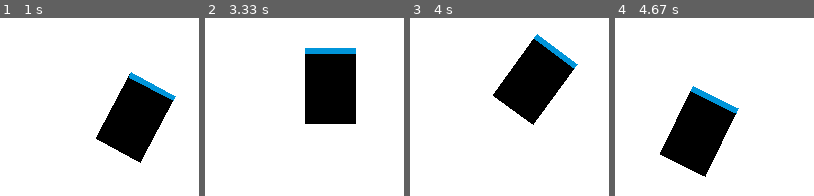
Above: before the commit, frames 1-4 (left to right).
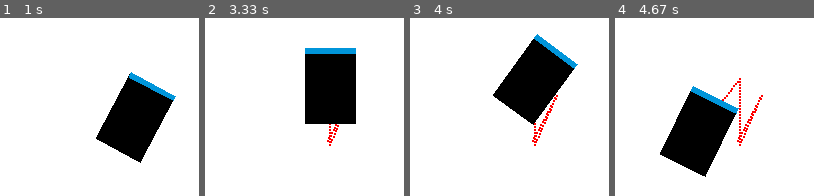
Above: after the commit, the same moments.

Repository: Wooyceps/mobile-robot-pygame-simulation
Game: pygame game, started from main.py
Two runs of this game, one before a commit and one after it. Both use one fixed random seed, a clock stepped at 60 frames per second and the inputs below.
Inputs:
- Up to frame 1 (1 s): hold Right 0.33-0.8 s; hold Up from 0.83 s (still down)
- Up to frame 2 (3.33 s): release Up at 1.13 s; hold Right 1.17-1.63 s; hold Left 1.67-2.2 s; hold Down 2.23-2.53 s; hold Left 2.57-2.97 s; hold Up from 3 s (still down)
- Up to frame 3 (4 s): release Up at 3.37 s; hold Right from 3.4 s (still down)
- Up to frame 4 (4.67 s): release Right at 4.03 s; hold Down 4.07-4.43 s; hold Left from 4.47 s (still down)

Frame 1 is identical in both runs. In frame 2, 0.2% of the frame differs, in the area x 61-68%, y 59-72%; in frame 3, 0.4%; in frame 4, 0.7%, in the area x 53-75%, y 33-72%.

Commit message:
added path tracking

Diff:
--- a/main.py
+++ b/main.py
@@ -1,10 +1,10 @@
-import pygame
+import pygame as pg
 import math
 
 
 WIDTH, HEIGHT = 900, 500
-WIN = pygame.display.set_mode((WIDTH, HEIGHT))
-pygame.display.set_caption("AMR simulation")
+WIN = pg.display.set_mode((WIDTH, HEIGHT))
+pg.display.set_caption("AMR simulation")
 
 WHITE = (255, 255, 255)
 BLACK = (0, 0, 0)
@@ -24,30 +24,40 @@
         self.front_color = AIUT_BLUE
         self.lin_speed = 3 # pixels per frame
         self.rot_speed_deg = 1  # degree per frame
+        self.leave_track = True
+        self.coord_memory = []
 
     def print_dof(self):
         print(f"x = {round(self.x, 2)}, y = {round(self.y, 2)}, angle = {round(self.angle_rad * 180 / math.pi, 2)}")
 
     def handle_movement(self, keys):
-        if keys[pygame.K_UP]:
+        if keys[pg.K_UP]:
             self.move_fwd_bwd(-1)
-        if keys[pygame.K_DOWN]:
+        if keys[pg.K_DOWN]:
             self.move_fwd_bwd(1)
-        if keys[pygame.K_LEFT]:
+        if keys[pg.K_LEFT]:
             self.rotate(1)
-        if keys[pygame.K_RIGHT]:
+        if keys[pg.K_RIGHT]:
             self.rotate(-1)
 
     def move_fwd_bwd(self, direction):
         self.y += self.lin_speed * math.cos(self.angle_rad) * direction
         self.x += self.lin_speed * math.sin(self.angle_rad) * direction
         self.print_dof()
+        self.coord_memory.append((self.x, self.y))
 
     def rotate(self, direction):
         self.angle_rad += self.rot_speed_deg * math.pi / 180 * direction
         self.print_dof()
 
+    def draw_waypoints(self):
+        for coords in self.coord_memory:
+            pg.draw.circle(WIN, RED, coords, 1)
+
     def draw(self):
+        if self.leave_track:
+            self.draw_waypoints()
+
         # AMR body base
         points = []
 
@@ -60,7 +70,7 @@
             x_offset = half_diag * math.cos(angle + self.angle_rad)
             points.append((self.x + x_offset, self.y + y_offset))
 
-        pygame.draw.polygon(WIN, self.color, points)
+        pg.draw.polygon(WIN, self.color, points)
 
         # AMR front light feature
         points = []
@@ -80,9 +90,9 @@
                 x_offset = half_diag_inner * math.cos(angle + self.angle_rad)
             points.append((self.x + x_offset, self.y + y_offset))
 
-        pygame.draw.polygon(WIN, self.front_color, points)
+        pg.draw.polygon(WIN, self.front_color, points)
 
-        pygame.display.update()
+        pg.display.update()
 
 
 def draw_simulation(*argv):
@@ -93,20 +103,20 @@
 
 
 def main():
-    pygame.init()
-    clock = pygame.time.Clock()
+    pg.init()
+    clock = pg.time.Clock()
 
     amr = AMR()
 
     run = True
     while run:
         clock.tick(FPS)
-        for event in pygame.event.get():
-            if event.type == pygame.QUIT:
+        for event in pg.event.get():
+            if event.type == pg.QUIT:
                 run = False
-                pygame.quit()
+                pg.quit()
 
-        keys = pygame.key.get_pressed()
+        keys = pg.key.get_pressed()
         amr.handle_movement(keys)
         draw_simulation(amr)
 
